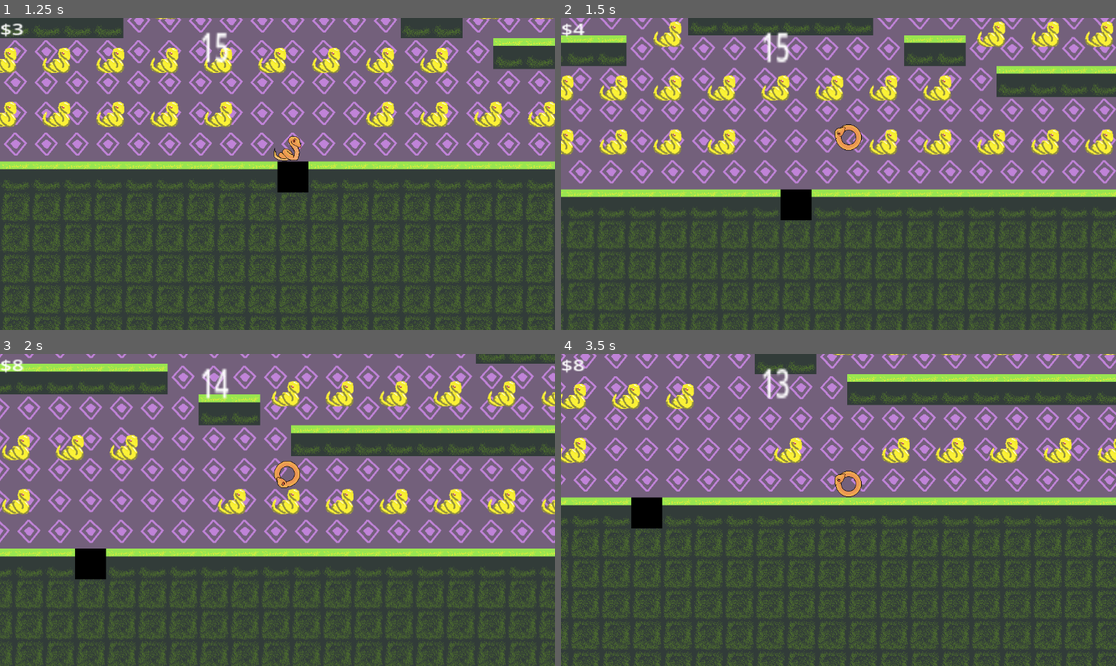
Above: before the commit, frames 1-4 (two rows, left to right).
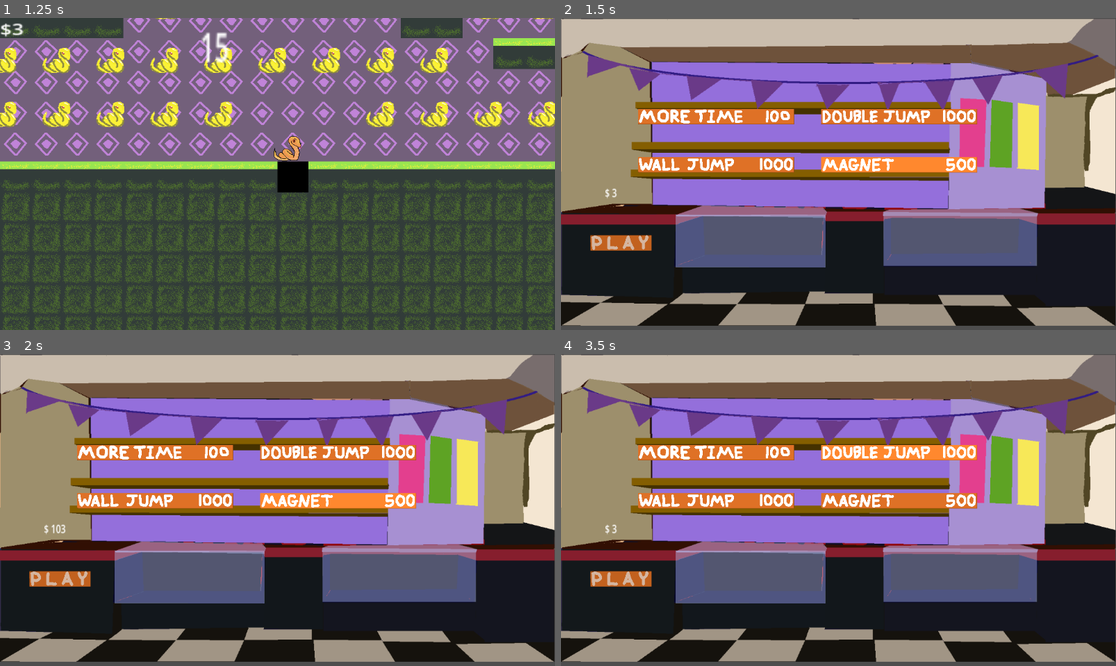
Above: after the commit, the same moments.

Repository: tgruenewald/LD58
Game: Godot game, scene res://scenes/main_menu.tscn
Same seed, same stepped clock (60 frames per second), same inputs: the game is played once before the commit and once after it.
Inputs (mouse positions are in pixels of both pictures, inside the frame that each line leads up to):
- Up to frame 1 (1.25 s): click (133, 155) at 0.5 s
- Up to frame 2 (1.5 s): tap Enter (ui_accept) at 1.25 s; move the mouse to (960, 158) at 1.27 s; hold D (move_right) from 1.28 s (still down); hold Z from 1.28 s (still down); click (960, 158) at 1.42 s
- Up to frame 3 (2 s): keep holding D (move_right); keep holding Z; tap Space (jump) at 1.52, 1.82 s; tap X at 1.55 s
- Up to frame 4 (3.5 s): release D (move_right) at 2 s; release Z at 2 s; click (716, 453) at 2.02 s; click (899, 453) at 2.77 s

Frame 1 is identical in both runs. In frame 2, 99% of the frame differs, in the area x 0-100%, y 0-100%; in frame 3, 99%; in frame 4, 99%.

Commit message:
shelf items work

Diff:
--- a/Scripts/arrow_head.gd
+++ b/Scripts/arrow_head.gd
@@ -64,7 +64,7 @@
 	else:
 		velocity.x = move_toward(velocity.x, 0, SPEED)
 
-	if Input.is_key_pressed(KEY_R):
+	if Input.is_key_pressed(KEY_Z):
 		get_tree().change_scene_to_file("res://scenes/shop.tscn")
 	move_and_slide()
 
--- a/Scripts/shop.gd
+++ b/Scripts/shop.gd
@@ -2,6 +2,12 @@
 
 @onready var wallet: Label = $CanvasLayer/Wallet
 @onready var play: TextureButton = $CanvasLayer/ColorRect/MarginContainer/Play
+@onready var moreTime: TextureButton = $CanvasLayer/ColorRect2/MarginContainer/moreTime
+@onready var doubleJump: TextureButton = $CanvasLayer/ColorRect3/MarginContainer/DoubleJump
+@onready var wallJump: TextureButton = $CanvasLayer/ColorRect4/MarginContainer/WallJump
+@onready var magnet: TextureButton = $CanvasLayer/ColorRect5/MarginContainer/Magnet
+
+var i_key_was_pressed = false
 
 # Called when the node enters the scene tree for the first time.
 func _ready() -> void:
@@ -11,6 +17,36 @@
 # Called every frame. 'delta' is the elapsed time since the previous frame.
 func _process(delta: float) -> void:
 	wallet.text = "$ " +  str(Master.getWallet())
+
+	# Debug: Press 'x' to add 10 points for testing
+	if Input.is_physical_key_pressed(KEY_X):
+		if not i_key_was_pressed:
+			Master.wallet += 100
+			print("Debug: Added 10 points. Total: ", Master.getWallet())
+			i_key_was_pressed = true
+	else:
+		i_key_was_pressed = false
+
+	# Add hover effects to shelf buttons
+	if moreTime.is_hovered():
+		moreTime.modulate = Color(1.2, 1.2, 1.2, 1)
+	else:
+		moreTime.modulate = Color(1, 1, 1, 1)
+
+	if doubleJump.is_hovered():
+		doubleJump.modulate = Color(1.2, 1.2, 1.2, 1)
+	else:
+		doubleJump.modulate = Color(1, 1, 1, 1)
+
+	if wallJump.is_hovered():
+		wallJump.modulate = Color(1.2, 1.2, 1.2, 1)
+	else:
+		wallJump.modulate = Color(1, 1, 1, 1)
+
+	if magnet.is_hovered():
+		magnet.modulate = Color(1.2, 1.2, 1.2, 1)
+	else:
+		magnet.modulate = Color(1, 1, 1, 1)
 
 
 func _on_play_pressed() -> void:
@@ -22,6 +58,9 @@
 	if Master.getWallet() >= 100:
 		Master.spend(100)
 		Master.timeAdd += 15
+		print("Purchased More Time! Added 15 seconds. Total time bonus: ", Master.timeAdd)
+	else:
+		print("Not enough money for More Time! Need $100, have $", Master.getWallet())
 	pass # Replace with function body.
 
 
@@ -29,6 +68,9 @@
 	if Master.getWallet() >= 1000:
 		Master.spend(1000)
 		Master.jumpAdd += 1
+		print("Purchased Double Jump! Added extra jump. Total jumps: ", Master.jumpAdd + 1)
+	else:
+		print("Not enough money for Double Jump! Need $1000, have $", Master.getWallet())
 	pass # Replace with function body.
 
 
@@ -36,6 +78,9 @@
 	if Master.getWallet() >= 1000:
 		Master.spend(1000)
 		Master.wallJump = true
+		print("Purchased Wall Jump! Wall jumping is now enabled!")
+	else:
+		print("Not enough money for Wall Jump! Need $1000, have $", Master.getWallet())
 	pass # Replace with function body.
 
 
@@ -43,4 +88,7 @@
 	if Master.getWallet() >= 500:
 		Master.spend(500)
 		Master.magnet += 1
+		print("Purchased Magnet! Magnet power increased to level ", Master.magnet)
+	else:
+		print("Not enough money for Magnet! Need $500, have $", Master.getWallet())
 	pass # Replace with function body.
--- a/scenes/shop.tscn
+++ b/scenes/shop.tscn
@@ -1,10 +1,13 @@
-[gd_scene load_steps=6 format=3 uid="uid://cjpb4s2sndwfd"]
+[gd_scene load_steps=9 format=3 uid="uid://cjpb4s2sndwfd"]
 
 [ext_resource type="Texture2D" uid="uid://r3xljmiflptt" path="res://Sprites/prize_counter_.png" id="1_lx5au"]
 [ext_resource type="Script" uid="uid://cdils8eynbqpu" path="res://Scripts/shop.gd" id="1_xfvoa"]
 [ext_resource type="Texture2D" uid="uid://bkbicy7vo0iqm" path="res://Sprites/snekplay - def.png" id="3_032fp"]
 [ext_resource type="Texture2D" uid="uid://bl16w20ytbyaw" path="res://Sprites/snekplay - sel.png" id="4_2fc2m"]
 [ext_resource type="Texture2D" uid="uid://crjpou38rf485" path="res://Sprites/Double_Jump.png" id="5_2fc2m"]
+[ext_resource type="Texture2D" uid="uid://bx37xnath43m2" path="res://Sprites/Magnet.png" id="6_magnet"]
+[ext_resource type="Texture2D" uid="uid://byx8y1bbltobr" path="res://Sprites/Wall_Jump.png" id="7_walljump"]
+[ext_resource type="Texture2D" uid="uid://cfoyvslnx0na6" path="res://Sprites/More_Time_Sprite.png" id="8_moretime"]
 
 [node name="Shop" type="Node2D"]
 script = ExtResource("1_xfvoa")
@@ -41,81 +44,83 @@
 texture_hover = ExtResource("4_2fc2m")
 
 [node name="ColorRect2" type="ColorRect" parent="CanvasLayer"]
-offset_left = 174.0
-offset_top = 209.0
-offset_right = 214.0
-offset_bottom = 249.0
+offset_left = 160.0
+offset_top = 180.0
+offset_right = 210.0
+offset_bottom = 230.0
 color = Color(1, 1, 1, 0)
 
 [node name="MarginContainer" type="MarginContainer" parent="CanvasLayer/ColorRect2"]
 layout_mode = 0
-offset_right = 40.0
-offset_bottom = 40.0
+offset_right = 50.0
+offset_bottom = 50.0
 
 [node name="moreTime" type="TextureButton" parent="CanvasLayer/ColorRect2/MarginContainer"]
+modulate = Color(1.2, 1.2, 1.2, 1)
 layout_mode = 2
+texture_normal = ExtResource("8_moretime")
+texture_pressed = ExtResource("8_moretime")
+texture_hover = ExtResource("8_moretime")
+stretch_mode = 5
 
 [node name="ColorRect3" type="ColorRect" parent="CanvasLayer"]
-offset_left = 32.0
-offset_top = 279.0
-offset_right = 72.0
-offset_bottom = 319.0
+offset_left = 540.0
+offset_top = 180.0
+offset_right = 590.0
+offset_bottom = 230.0
 color = Color(1, 1, 1, 0)
 
 [node name="MarginContainer" type="MarginContainer" parent="CanvasLayer/ColorRect3"]
 layout_mode = 0
-offset_left = 125.0
-offset_top = -1.0
-offset_right = 268.0
-offset_bottom = 39.0
+offset_right = 50.0
+offset_bottom = 50.0
 
 [node name="DoubleJump" type="TextureButton" parent="CanvasLayer/ColorRect3/MarginContainer"]
 layout_mode = 2
 texture_normal = ExtResource("5_2fc2m")
+texture_hover = ExtResource("5_2fc2m")
+stretch_mode = 5
 
 [node name="ColorRect4" type="ColorRect" parent="CanvasLayer"]
-offset_left = 450.0
-offset_top = 208.0
-offset_right = 490.0
-offset_bottom = 248.0
+offset_left = 160.0
+offset_top = 280.0
+offset_right = 210.0
+offset_bottom = 330.0
 color = Color(1, 1, 1, 0)
 
 [node name="MarginContainer" type="MarginContainer" parent="CanvasLayer/ColorRect4"]
 layout_mode = 0
-offset_left = 9.0
-offset_top = 3.0
-offset_right = 152.0
-offset_bottom = 43.0
+offset_right = 50.0
+offset_bottom = 50.0
 
 [node name="WallJump" type="TextureButton" parent="CanvasLayer/ColorRect4/MarginContainer"]
 layout_mode = 2
+texture_normal = ExtResource("7_walljump")
+texture_hover = ExtResource("7_walljump")
+stretch_mode = 5
 
 [node name="ColorRect5" type="ColorRect" parent="CanvasLayer"]
-offset_left = 616.0
-offset_top = 210.0
-offset_right = 656.0
-offset_bottom = 250.0
+offset_left = 540.0
+offset_top = 280.0
+offset_right = 590.0
+offset_bottom = 330.0
 color = Color(1, 1, 1, 0)
 
 [node name="MarginContainer" type="MarginContainer" parent="CanvasLayer/ColorRect5"]
 layout_mode = 0
-offset_left = 9.0
-offset_top = 3.0
-offset_right = 152.0
-offset_bottom = 43.0
+offset_right = 50.0
+offset_bottom = 50.0
 
 [node name="Magnet" type="TextureButton" parent="CanvasLayer/ColorRect5/MarginContainer"]
 layout_mode = 2
+texture_normal = ExtResource("6_magnet")
+texture_hover = ExtResource("6_magnet")
+stretch_mode = 5
 
 [node name="Camera2D" type="Camera2D" parent="."]
 
 [connection signal="pressed" from="CanvasLayer/ColorRect/MarginContainer/Play" to="." method="_on_play_pressed"]
+[connection signal="pressed" from="CanvasLayer/ColorRect2/MarginContainer/moreTime" to="." method="_on_more_time_pressed"]
 [connection signal="pressed" from="CanvasLayer/ColorRect3/MarginContainer/DoubleJump" to="." method="_on_double_jump_pressed"]
-[connection signal="pressed" from="CanvasLayer/ColorRect3/MarginContainer/DoubleJump" to="." method="_on_more_time_pressed"]
-[connection signal="pressed" from="CanvasLayer/ColorRect4/MarginContainer/WallJump" to="." method="_on_double_jump_pressed"]
-[connection signal="pressed" from="CanvasLayer/ColorRect4/MarginContainer/WallJump" to="." method="_on_more_time_pressed"]
 [connection signal="pressed" from="CanvasLayer/ColorRect4/MarginContainer/WallJump" to="." method="_on_wall_jump_pressed"]
-[connection signal="pressed" from="CanvasLayer/ColorRect5/MarginContainer/Magnet" to="." method="_on_double_jump_pressed"]
-[connection signal="pressed" from="CanvasLayer/ColorRect5/MarginContainer/Magnet" to="." method="_on_more_time_pressed"]
-[connection signal="pressed" from="CanvasLayer/ColorRect5/MarginContainer/Magnet" to="." method="_on_wall_jump_pressed"]
 [connection signal="pressed" from="CanvasLayer/ColorRect5/MarginContainer/Magnet" to="." method="_on_magnet_pressed"]
Binary file added: Sprites/Magnet.png
Not shown, added: Sprites/Magnet.png.import
Binary file added: Sprites/More_Time_Sprite.png
Not shown, added: Sprites/More_Time_Sprite.png.import
Binary file added: Sprites/Wall_Jump.png
Not shown, added: Sprites/Wall_Jump.png.import
